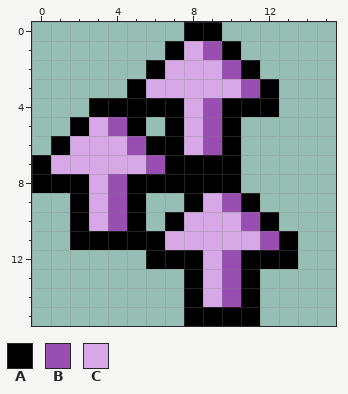
Pixel-art sprite: items/generic/other/v-multijump2techchip.png. Above, as it was before the edit.
The file is 16x16 pixels.
Palette (. is transparent): A #000000  B #994fb2  C #d7a8e6
Pixels before, first column x 0:
 0 ........AA....
 1 .......ACBA...
 2 ......ACCCBA..
 3 .....ACCCCCBA.
 4 ...AAAAACBAAA.
 5 ..ACBA.ACBA...
 6 .ACCCBAACBA...
 7 ACCCCCBAAAA...
 8 AAACBAAAAAA...
 9 ..ACBA..ACBA..
10 ..ACBA.ACCCBA.
11 ..AAAAACCCCCBA
12 ......AAACBAAA
13 ........ACBA..
14 ........ACBA..
15 ........AAAA..
And afterwards:
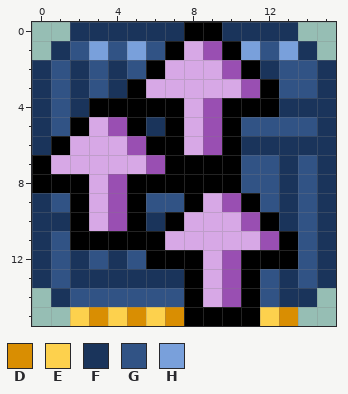
Colours new in this view: D #d98e02  E #fdd14d  F #1a345b  G #315385  H #79a0db
Diff:
y 0: x 2..7 ...... -> FFFFFF; x 10..13 .... -> FFFF
y 1: x 1..6 ...... -> FGHGHG; x 11..14 .... -> HGHF
y 2: x 0..5 ...... -> FGFGFG; x 12..15 .... -> FGGF
y 3: x 0..4 ..... -> FGFGF; x 13..15 ... -> GGF
y 4: x 0..2 ... -> FGF; x 13..15 ... -> FFF
y 5: x 0..1 .. -> FG; x 6 . -> F; x 11..15 ..... -> GGGGF
y 6: x 0 . -> F; x 11..15 ..... -> FFFFF
y 7..8: x 11..15 ..... -> GGFGF
y 9: x 0..1 .. -> FG; x 6..7 .. -> GG; x 12..15 .... -> GFGF
y 10: x 0..1 .. -> FF; x 6 . -> F; x 13..15 ... -> FGF
y 11: x 0..1 .. -> FG; x 14..15 .. -> GF
y 12: x 0..5 ...... -> FGFGFG; x 14..15 .. -> GF
y 13: x 0..7 ........ -> FGFFFFFF; x 12..15 .... -> GFGF
y 14: x 1..7 ....... -> FGGGGGG; x 12..14 ... -> GFF
y 15: x 2..7 ...... -> EDEDED; x 12..13 .. -> ED
Where, in picture pixels (left, top, right, bottom), the same in both pictures:
added: (32, 22, 336, 326)
